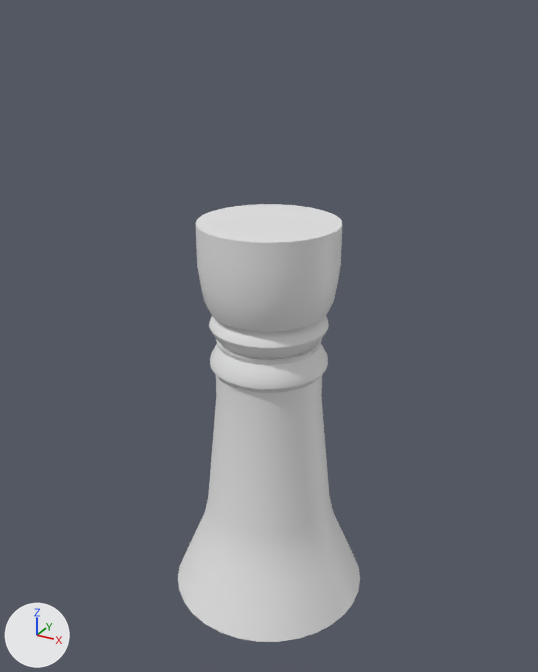
One commit to the Blender file Blender/Blocking_V1.blend: the scene before it, then after it.
Both versions are drawn from a 50 mm camera at (2.98, -5.5, 5.46) aimed at (-0.01, -0.07, 2.75). Every picture has the same lights, and +X, +Y and +Z are marked at lower left.
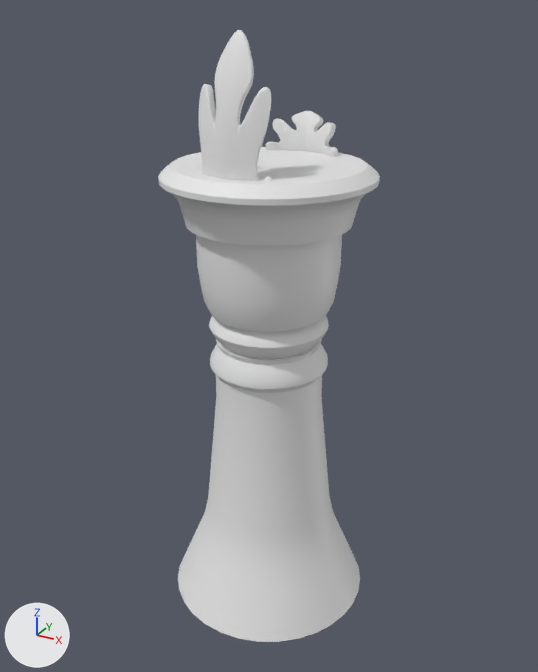
Changed parts and their boxes [x1, y1, x2, y2] in the pictures (538 x 672 px):
'Cylinder.003', added: after [158, 147, 380, 246]
'Plane', added: after [196, 30, 338, 181]
part 1 of me_cylinder_002, deleted: before [196, 204, 342, 243]

Edits to the bpy script that builds the scene:
```text
Change me_cylinder_002:
    used by ob_cylinder_002; location = (0.0, -0.09, 1.06)
    remove me_cylinder_002.from_pydata(...)  # 193 vertices, 193 faces; spans x -0.619..0.619, y -0.619..0.619, z 1.961..2.75
    add me_cylinder_002.from_pydata(...)  # 193 vertices, 192 faces; spans x -0.619..0.619, y -0.619..0.619, z 1.961..2.75
    me_cylinder_002 part 1
    1 face is deleted
Add me_cylinder_004:
    me_cylinder_004.from_pydata(...)  # 322 vertices, 352 faces; spans x -0.9..0.9, y -0.9..0.9, z 2.75..3.24
    me_cylinder_004.polygons.foreach_set('use_smooth', [True] * 352)
Add me_plane:
    me_plane.from_pydata(...)  # 114 vertices, 92 faces; spans x 0.0..0.355, y -0.09..0.05, z -0.126..0.265
    me_plane.polygons.foreach_set('use_smooth', [True] * 92)
Add ob_plane:
    ob_plane = bpy.data.objects.new('Plane', me_plane)
    ob_plane.location = (0.01, 0.56, 4.39)
    _m = ob_plane.modifiers.new('Mirror', 'MIRROR')
    _m.use_clip = True
    _m = ob_plane.modifiers.new('Mirror.001', 'MIRROR')
    _m.use_axis = (False, True, False)
    _m.use_clip = True
    _m.mirror_object = ob_cylinder_003
    _m = ob_plane.modifiers.new('SimpleDeform', 'SIMPLE_DEFORM')
    _m.deform_method = 'BEND'
    _m.factor = 0.796
    _m.angle = 0.796
    _m = ob_plane.modifiers.new('Solidify', 'SOLIDIFY')
    _m.thickness = 0.05
    _m = ob_plane.modifiers.new('Subdivision', 'SUBSURF')
    _m.levels = 3
Add ob_cylinder_003:
    ob_cylinder_003 = bpy.data.objects.new('Cylinder.003', me_cylinder_004)
    ob_cylinder_003.location = (0.0, -0.09, 1.06)
```
